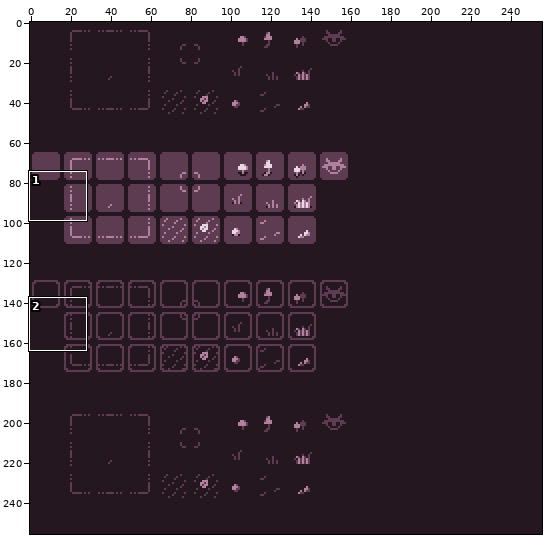
File history of a pixel-art file, art/tilesets/disco_floor_tiles.aseprite. The picture above shows the old version from afar; the outline marks the close-up.
Close-up. Earlier state:
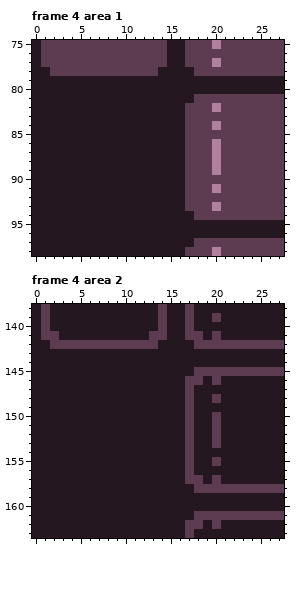
256x256 pixels, 4 frames. Shown: frame 4 area 1: x 0..27, y 75..98; frame 4 area 2: x 0..27, y 138..163. The commit also changed other frames or places, which this record leaves out.
After the commit:
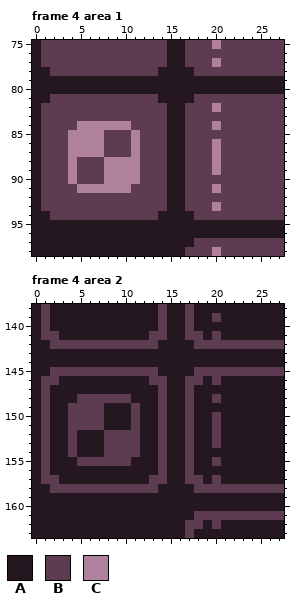
Palette (. is transparent): A #251720  B #5d3b50  C #af819d
Edits made:
Frame 4 area 1, layer "Base":
y 81: x 2..13 AAAAAAAAAAAA -> BBBBBBBBBBBB
y 82..83: x 1..14 AAAAAAAAAAAAAA -> BBBBBBBBBBBBBB
y 84: x 1..14 AAAAAAAAAAAAAA -> BBBBCCCCCCBBBB
y 85..87: x 1..14 AAAAAAAAAAAAAA -> BBBCCCCBBBCBBB
y 88..90: x 1..14 AAAAAAAAAAAAAA -> BBBCBBBCCCCBBB
y 91: x 1..14 AAAAAAAAAAAAAA -> BBBBCCCCCCBBBB
y 92..93: x 1..14 AAAAAAAAAAAAAA -> BBBBBBBBBBBBBB
y 94: x 2..13 AAAAAAAAAAAA -> BBBBBBBBBBBB
Frame 4 area 2, layer "Base":
y 145: x 2..13 AAAAAAAAAAAA -> BBBBBBBBBBBB
y 146: x 1..2 AA -> BB; x 13..14 AA -> BB
y 147: x 1 A -> B; x 14 A -> B
y 148: x 1 A -> B; x 5..10 AAAAAA -> BBBBBB; x 14 A -> B
y 149..151: x 1 A -> B; x 4..7 AAAA -> BBBB; x 11 A -> B; x 14 A -> B
y 152..154: x 1 A -> B; x 4 A -> B; x 8..11 AAAA -> BBBB; x 14 A -> B
y 155: x 1 A -> B; x 5..10 AAAAAA -> BBBBBB; x 14 A -> B
y 156: x 1 A -> B; x 14 A -> B
y 157: x 1..2 AA -> BB; x 13..14 AA -> BB
y 158: x 2..13 AAAAAAAAAAAA -> BBBBBBBBBBBB
Boxes around the changes in both close-ups, in picture pixels (x1, y1, x2, y2):
changed: (41, 94, 167, 220)
changed: (41, 367, 167, 493)
